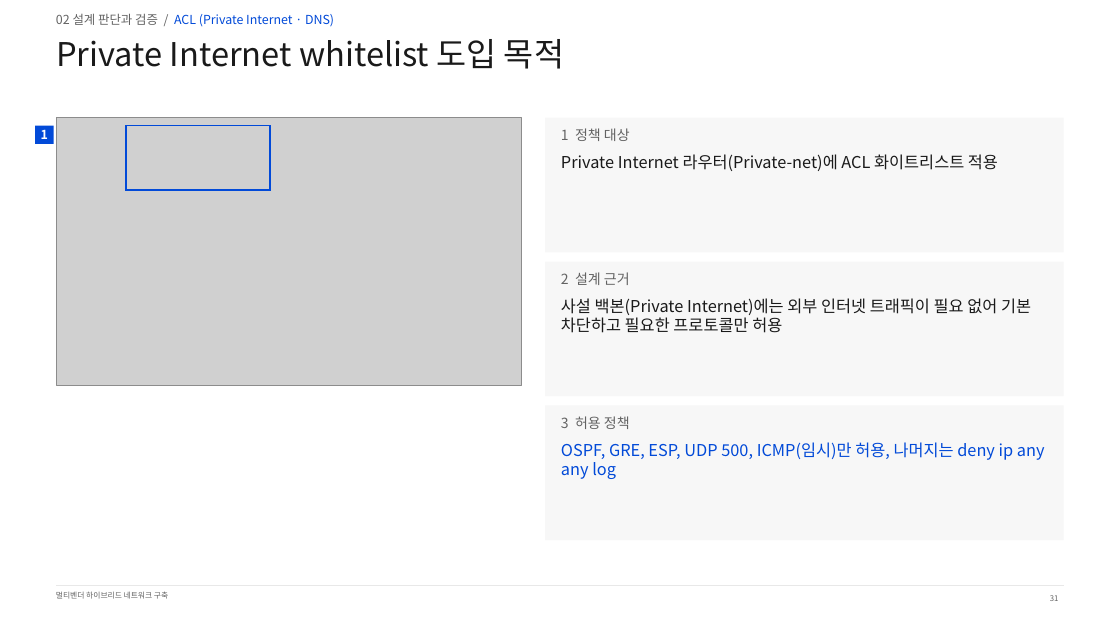
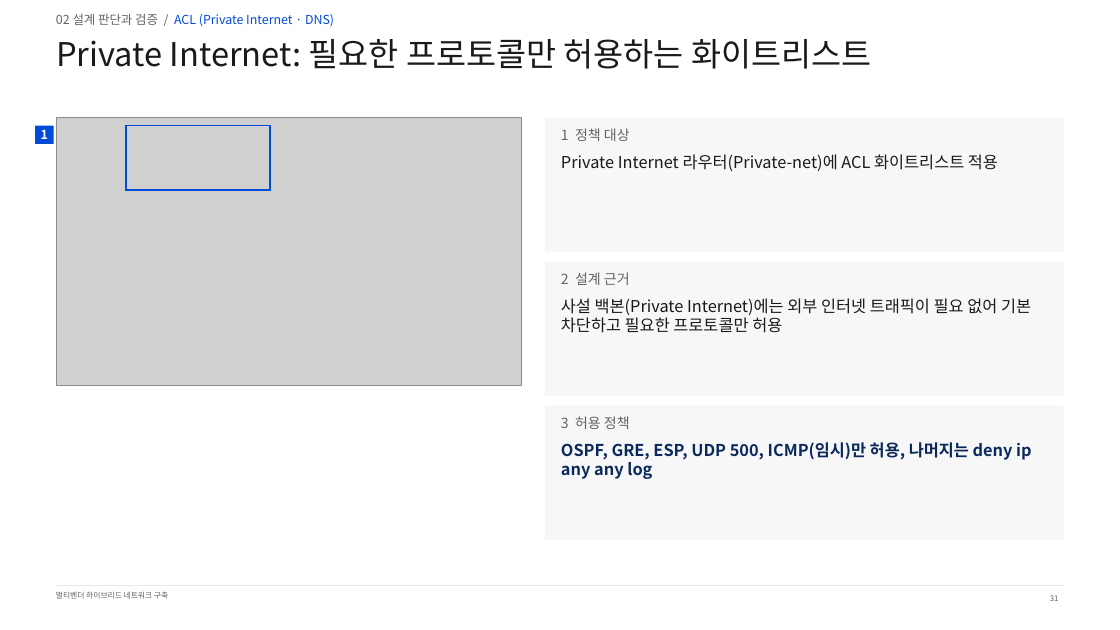
Before and after one commit to KSNAM97/multivendor-wan-dmvpn-mpls-lab, a slide deck: slide 31 of ppt/최종/멀티벤더_하이브리드_WAN_구축_남기석_261020.pptx. Drawn at 1120x630 pixels with LibreOffice and Linux fonts; fonts in the diff are those of the drawing; grey boxes stand for pictures. Boxes give left, top, right and bottom in pixels: in the first picture for what was removed or moved away, otherwise in the second. Text is boxed around its words. In the diff, an @@ line names an element or a change of style, - is before the commit and + after.

```diff
--- a/ppt/최종/멀티벤더_하이브리드_WAN_구축_남기석_261020.pptx
+++ b/ppt/최종/멀티벤더_하이브리드_WAN_구축_남기석_261020.pptx
@@ title at [56, 39, 871, 69]: text changed @@
-Private Internet whitelist 도입 목적
+Private Internet: 필요한 프로토콜만 허용하는 화이트리스트
@@ text "OSPF, GRE, ESP, UDP 500, ..." at [561, 442, 1031, 479]: text colour #024AD8 to #0B2A5B, bold on @@
```
Also in this commit, not shown: 42 other slides changed, 1 other file.
